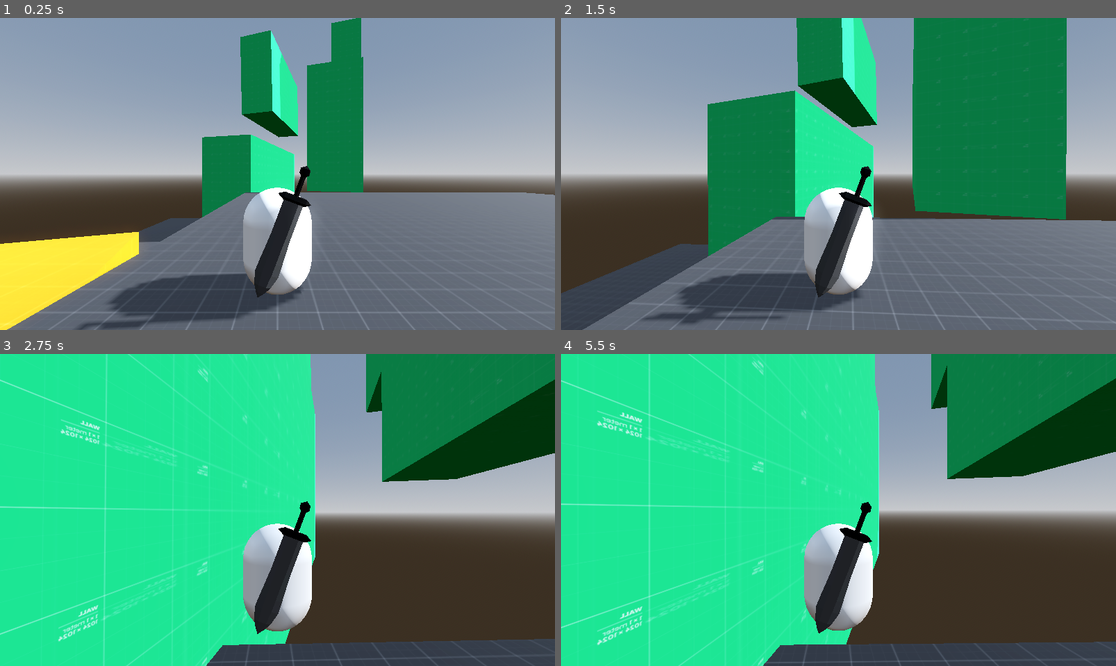
Above: before the commit, frames 1-4 (two rows, left to right).
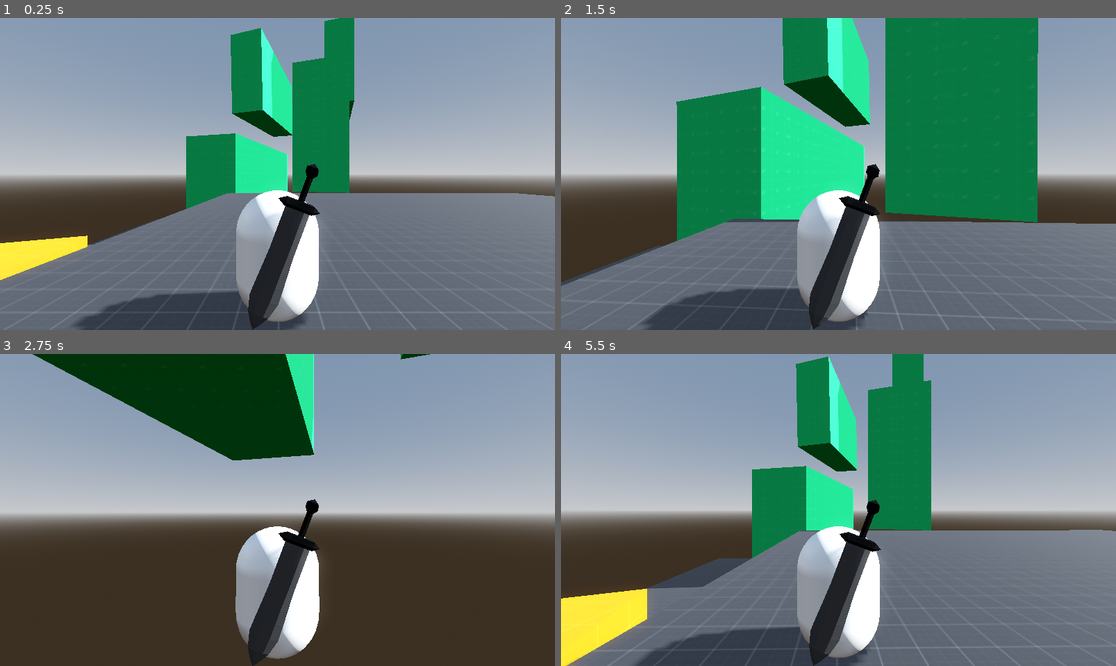
Above: after the commit, the same moments.

Repository: WarioGiant/3D-MV
Game: Godot game, scene res://world.tscn
Two runs of this game, one before a commit and one after it. Both use one fixed random seed, a clock stepped at 60 frames per second and the inputs below.
Inputs (mouse positions are in pixels of both pictures, inside the frame that each line leads up to):
- Up to frame 1 (0.25 s): no input
- Up to frame 2 (1.5 s): tap Enter (ui_accept) at 0.5 s; move the mouse to (866, 174) at 0.52 s; hold W (forward) from 0.53 s (still down); click (866, 174) at 0.6 s; tap Space (jump) at 0.77 s; move the mouse to (810, 174) at 1.27 s; tap Shift (dash) at 1.35 s
- Up to frame 3 (2.75 s): keep holding W (forward); tap Space (jump) at 1.52 s; move the mouse to (288, 503) at 2.02 s; hold Right mouse button (grab) from 2.03 s (still down)
- Up to frame 4 (5.5 s): keep holding W (forward); move the mouse to (832, 516) at 2.77 s; release Right mouse button (grab) at 2.78 s; tap Q (lock_on) at 2.85 s; tap Space (jump) at 3.02, 3.77, 4.52 s; move the mouse to (877, 513) at 3.52 s; click (877, 513) at 3.6 s; move the mouse to (794, 506) at 4.27 s; tap Shift (dash) at 4.35 s; move the mouse to (844, 510) at 5.02 s; hold Right mouse button (grab) from 5.03 s (still down)

The runs differ from the first frame. In frame 1, 16% of the frame differs, in the area x 0-100%, y 0-100%; in frame 2, 26%; in frame 3, 70%; in frame 4, 88%.

Commit message:
add shadow and fix camera clip

Diff:
--- a/player.gd
+++ b/player.gd
@@ -22,7 +22,7 @@
 @onready var body = get_node("body")
 @onready var camera_yaw = get_node("camera_yaw")
 @onready var camera_pitch = get_node("camera_yaw/camera_pitch")
-@onready var camera = get_node("camera_yaw/camera_pitch/spring/camera")
+@onready var camera = get_node("camera_yaw/camera_pitch/camera_spring/camera")
 
 func handle_camera(delta) -> void:
 #	if Input.is_action_just_pressed("lock_on"):
--- a/player.tscn
+++ b/player.tscn
@@ -1,11 +1,15 @@
-[gd_scene load_steps=11 format=3 uid="uid://bs4ox7gbek6qi"]
+[gd_scene load_steps=15 format=3 uid="uid://bs4ox7gbek6qi"]
 
 [ext_resource type="Script" path="res://player.gd" id="1_mmyit"]
 [ext_resource type="Script" path="res://camera_pivot.gd" id="2_cv52i"]
 [ext_resource type="ArrayMesh" uid="uid://dhfdit2btrrc5" path="res://character/sword.obj" id="3_chrry"]
+[ext_resource type="Texture2D" uid="uid://b1hs584rdrvqk" path="res://shadow.png" id="4_atcrk"]
 
 [sub_resource type="CapsuleShape3D" id="CapsuleShape3D_0iu8o"]
 height = 1.5
+
+[sub_resource type="SphereShape3D" id="SphereShape3D_74tt8"]
+radius = 0.2
 
 [sub_resource type="BoxShape3D" id="BoxShape3D_ihels"]
 size = Vector3(0.6, 1.5, 0.2)
@@ -17,6 +21,38 @@
 
 [sub_resource type="CapsuleMesh" id="CapsuleMesh_himp0"]
 height = 1.5
+
+[sub_resource type="SphereShape3D" id="SphereShape3D_wex2v"]
+
+[sub_resource type="BoxMesh" id="BoxMesh_j5dd4"]
+size = Vector3(5, 1, 5)
+
+[sub_resource type="Animation" id="Animation_63eq5"]
+length = 0.001
+tracks/0/type = "value"
+tracks/0/imported = false
+tracks/0/enabled = true
+tracks/0/path = NodePath("body/sword:position")
+tracks/0/interp = 1
+tracks/0/loop_wrap = true
+tracks/0/keys = {
+"times": PackedFloat32Array(0),
+"transitions": PackedFloat32Array(1),
+"update": 0,
+"values": [Vector3(-0.314046, 1.68311, -0.561943)]
+}
+tracks/1/type = "value"
+tracks/1/imported = false
+tracks/1/enabled = true
+tracks/1/path = NodePath("body/sword:rotation")
+tracks/1/interp = 1
+tracks/1/loop_wrap = true
+tracks/1/keys = {
+"times": PackedFloat32Array(0),
+"transitions": PackedFloat32Array(1),
+"update": 0,
+"values": [Vector3(0, 0, -2.78099)]
+}
 
 [sub_resource type="Animation" id="Animation_kpr47"]
 resource_name = "attack1"
@@ -47,33 +83,6 @@
 "values": [Vector3(-0.325582, 1.191, -2.09941), Vector3(-0.325582, 1.191, -2.09941), Vector3(-0.656602, 1.22519, -0.977399), Vector3(-0.987621, 1.25939, 0.144608), Vector3(-1.36762, 1.00811, 1.93988), Vector3(-1.36762, 1.94553, 1.93988)]
 }
 
-[sub_resource type="Animation" id="Animation_63eq5"]
-length = 0.001
-tracks/0/type = "value"
-tracks/0/imported = false
-tracks/0/enabled = true
-tracks/0/path = NodePath("body/sword:position")
-tracks/0/interp = 1
-tracks/0/loop_wrap = true
-tracks/0/keys = {
-"times": PackedFloat32Array(0),
-"transitions": PackedFloat32Array(1),
-"update": 0,
-"values": [Vector3(-0.314046, 1.68311, -0.561943)]
-}
-tracks/1/type = "value"
-tracks/1/imported = false
-tracks/1/enabled = true
-tracks/1/path = NodePath("body/sword:rotation")
-tracks/1/interp = 1
-tracks/1/loop_wrap = true
-tracks/1/keys = {
-"times": PackedFloat32Array(0),
-"transitions": PackedFloat32Array(1),
-"update": 0,
-"values": [Vector3(0, 0, -2.78099)]
-}
-
 [sub_resource type="AnimationLibrary" id="AnimationLibrary_rxdxc"]
 _data = {
 "RESET": SubResource("Animation_63eq5"),
@@ -81,6 +90,8 @@
 }
 
 [node name="player" type="CharacterBody3D"]
+collision_layer = 2
+collision_mask = 3
 script = ExtResource("1_mmyit")
 
 [node name="collision" type="CollisionShape3D" parent="."]
@@ -93,10 +104,11 @@
 
 [node name="camera_pitch" type="Node3D" parent="camera_yaw"]
 
-[node name="spring" type="SpringArm3D" parent="camera_yaw/camera_pitch"]
-spring_length = 3.0
+[node name="camera_spring" type="SpringArm3D" parent="camera_yaw/camera_pitch"]
+shape = SubResource("SphereShape3D_74tt8")
+spring_length = 2.5
 
-[node name="camera" type="Camera3D" parent="camera_yaw/camera_pitch/spring"]
+[node name="camera" type="Camera3D" parent="camera_yaw/camera_pitch/camera_spring"]
 transform = Transform3D(1, 0, 0, 0, 1, 0, 0, 0, 1, -2.6175e-07, 0, 2.99407)
 size = 10.0
 
@@ -106,10 +118,11 @@
 transform = Transform3D(-0.935684, 0.352838, 0, -0.352838, -0.935684, 0, 0, 0, 1, -0.314046, 1.68311, -0.561943)
 
 [node name="mesh" type="MeshInstance3D" parent="body/sword"]
+layers = 2
 mesh = ExtResource("3_chrry")
 
 [node name="collision" type="CollisionShape3D" parent="body/sword"]
-transform = Transform3D(1, 2.98023e-08, 6.70552e-08, -8.9407e-08, 1, 5.96046e-08, 8.19564e-08, -1.19209e-07, 1, 0, 0.853341, -4.47035e-08)
+transform = Transform3D(1, 2.98023e-08, 6.70552e-08, -8.9407e-08, 1, 5.96046e-08, 8.19564e-08, -1.19209e-07, 1, -8.9407e-08, 0.91776, -5.96046e-08)
 shape = SubResource("BoxShape3D_ihels")
 
 [node name="foot" type="Node3D" parent="body"]
@@ -121,6 +134,28 @@
 mesh = SubResource("CapsuleMesh_himp0")
 skeleton = NodePath("../../..")
 
+[node name="shadow_spring" type="SpringArm3D" parent="body"]
+transform = Transform3D(1, 0, 0, 0, -4.37114e-08, -1, 0, 1, -4.37114e-08, 0, 0, 0)
+shape = SubResource("SphereShape3D_wex2v")
+spring_length = 30.0
+
+[node name="MeshInstance3D" type="MeshInstance3D" parent="body/shadow_spring"]
+transform = Transform3D(1, 0, 0, 0, -0.584505, 0.81139, 0, -0.81139, -0.584505, 0, -0.125451, 1.02847)
+visible = false
+mesh = SubResource("BoxMesh_j5dd4")
+skeleton = NodePath("../shadow")
+
+[node name="shadow" type="Decal" parent="body/shadow_spring"]
+transform = Transform3D(1, 0, 0, 0, -4.37114e-08, 1, 0, -1, -4.37114e-08, 0, 0, 0)
+size = Vector3(1.2, 2, 1.2)
+texture_albedo = ExtResource("4_atcrk")
+upper_fade = 0.643064
+lower_fade = 0.194841
+distance_fade_enabled = true
+distance_fade_begin = 25.0
+distance_fade_length = 5.0
+cull_mask = 1048573
+
 [node name="label" type="Label3D" parent="."]
 transform = Transform3D(1, 0, 0, 0, 1, 0, 0, 0, 1, 0, 2.26403, 0)
 billboard = 1
--- a/world.tscn
+++ b/world.tscn
@@ -32,8 +32,7 @@
 albedo_texture = ExtResource("2_0s701")
 uv1_triplanar = true
 
-[sub_resource type="BoxShape3D" id="BoxShape3D_ook42"]
-size = Vector3(120.79, 12.9942, 91.4205)
+[sub_resource type="WorldBoundaryShape3D" id="WorldBoundaryShape3D_tajc2"]
 
 [node name="world" type="Node3D"]
 
@@ -46,7 +45,7 @@
 shadow_opacity = 0.8
 
 [node name="player" parent="." instance=ExtResource("1_dco8q")]
-transform = Transform3D(1, 0, 0, 0, 1, 0, 0, 0, 1, 0, 32, 0)
+transform = Transform3D(1, 0, 0, 0, 1, 0, 0, 0, 1, -1.48769, 32.2264, 0)
 
 [node name="CSGCombiner3D2" type="CSGCombiner3D" parent="."]
 transform = Transform3D(1, 0, 0, 0, 1, 0, 0, 0, 1, 0, -2.38217, 0)
@@ -136,11 +135,11 @@
 size = Vector3(5.28627, 0.585753, 17.9887)
 
 [node name="Area3D" type="Area3D" parent="."]
-transform = Transform3D(1, 0, 0, 0, 1, 0, 0, 0, 1, 0, -31.2833, 0)
+collision_layer = 0
+collision_mask = 3
 
 [node name="CollisionShape3D" type="CollisionShape3D" parent="Area3D"]
-transform = Transform3D(1, 0, 0, 0, 1, 0, 0, 0, 1, 0, 32.1692, 0)
-shape = SubResource("BoxShape3D_ook42")
+shape = SubResource("WorldBoundaryShape3D_tajc2")
 
 [node name="hinge" type="Node3D" parent="."]
 transform = Transform3D(1, 0, 0, 0, 1, 0, 0, 0, 1, -8.96167, 41.6337, 0)
Binary file added: shadow.png
Not shown, added: shadow.png.import
Not shown, removed: char.console.exe
